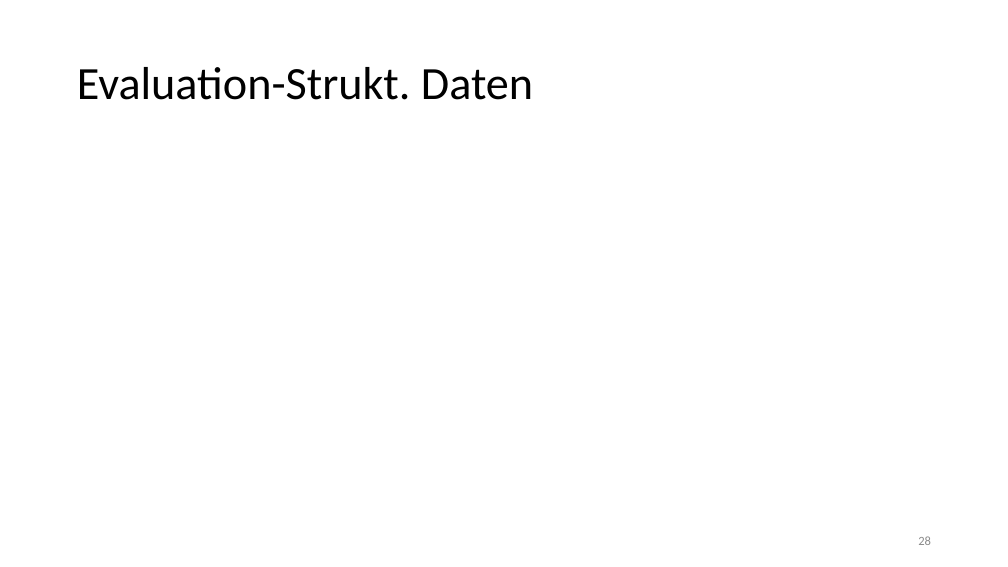
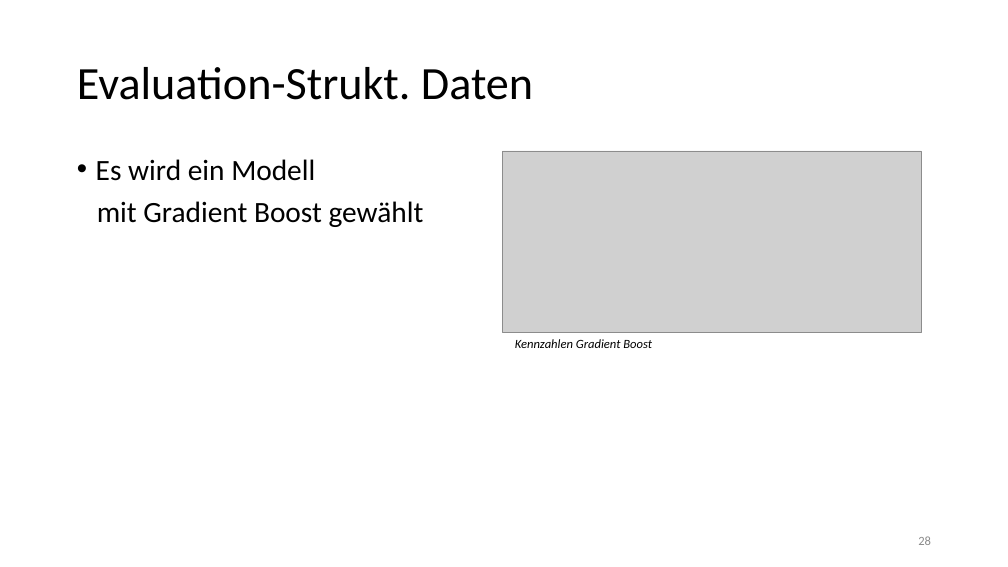
Before and after one commit to Flitschi7/big-data-management, a slide deck: slide 28 of Organisational/Dokumentation HHZ Rocket Project.pptx. Drawn at 1008x567 pixels with LibreOffice and Linux fonts; fonts in the diff are those of the drawing; grey boxes stand for pictures. Boxes give left, top, right and bottom in pixels: in the first picture for what was removed or moved away, otherwise in the second. Text is boxed around its words. In the diff, an @@ line names an element or a change of style, - is before the commit and + after.

```diff
--- a/Organisational/Dokumentation HHZ Rocket Project.pptx
+++ b/Organisational/Dokumentation HHZ Rocket Project.pptx
@@ text added at [96, 159, 424, 227], 28 pt, text #000000 @@
+• Es wird ein Modell
+mit Gradient Boost gewählt
@@ picture added at [503, 151, 922, 333] @@
@@ text added at [515, 339, 652, 348], 12 pt, text #000000, italic @@
+Kennzahlen Gradient Boost
```
Also in this commit, not shown: 14 other slides changed.
